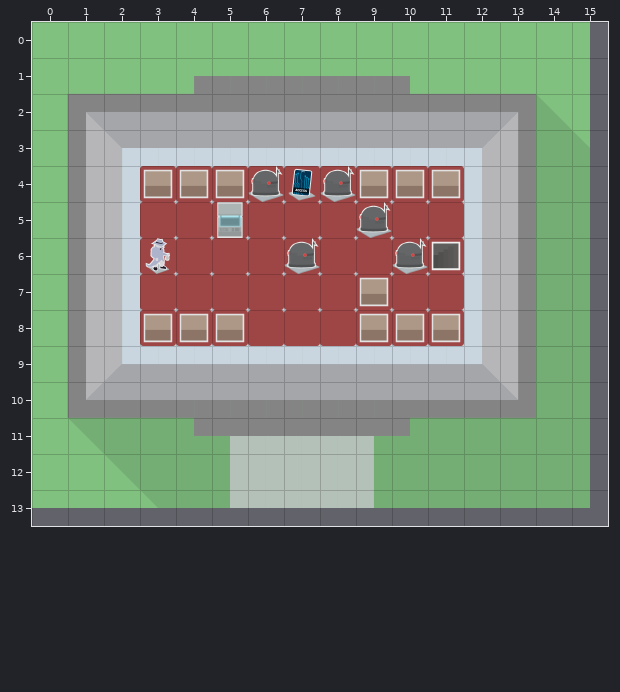
Tiled map (JSON) -- src/resources/maps/level-2-floor-2.json. The picture above is the old version.
Cells are 75x75 px. Shown: x 0..15, y 0..13.
After:
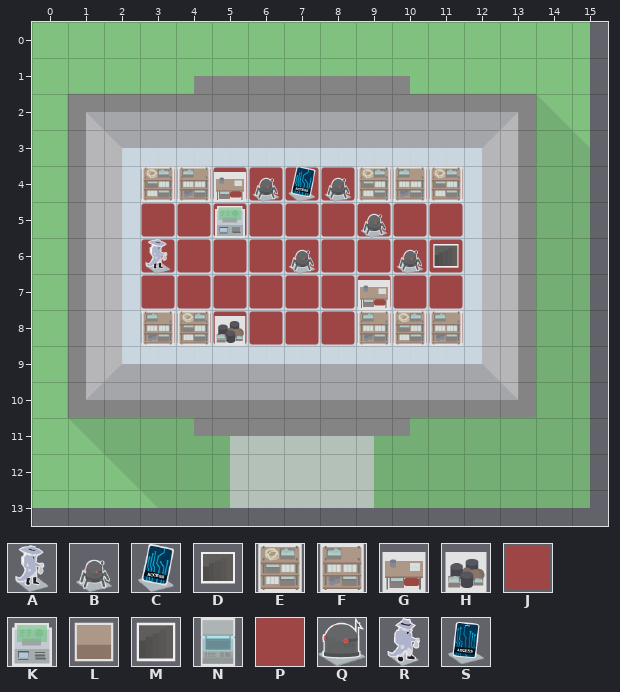
Key: from "assets": A 0 "START", B 2 "ENEMY", C 11 "KEY", D 15 "EXIT", E 20 "WALL", F 21 "WALL", G 29 "WALL", H 38 "WALL", J 59 "BLANK", K 62 "SHOP"; from "tiles": L 0, M 1, N 2, P 5, Q 6, R 7, S 9.
_ is an empty cell.
Commit: Testing embedded tilesets.
Difference:
Layer "Tiles":
The author changed tile P to tile J in rows 4 to 8 at x 3 to 11.
Layer "Assets":
The author changed tile R to tile A in row 6 at x 3.
The author changed tile Q to tile B in row 4 at x 6 and 8; in row 5 at x 9; in row 6 at x 7 and 10.
The author changed tile S to tile C in row 4 at x 7.
The author changed tile M to tile D in row 6 at x 11.
The author changed tile L to tile E in row 4 at x 3, 9 and 11; in row 8 at x 4 and 10.
The author changed tile L to tile F in row 4 at x 4 and 10; in row 8 at x 3, 9 and 11.
The author changed tile L to tile G in row 4 at x 5; in row 7 at x 9.
The author changed tile L to tile H in row 8 at x 5.
The author changed tile N to tile K in row 5 at x 5.
Changed places in both pictures, as pixel boxes (x1, y1, x2, y2):
changed: (140, 166, 464, 346)
